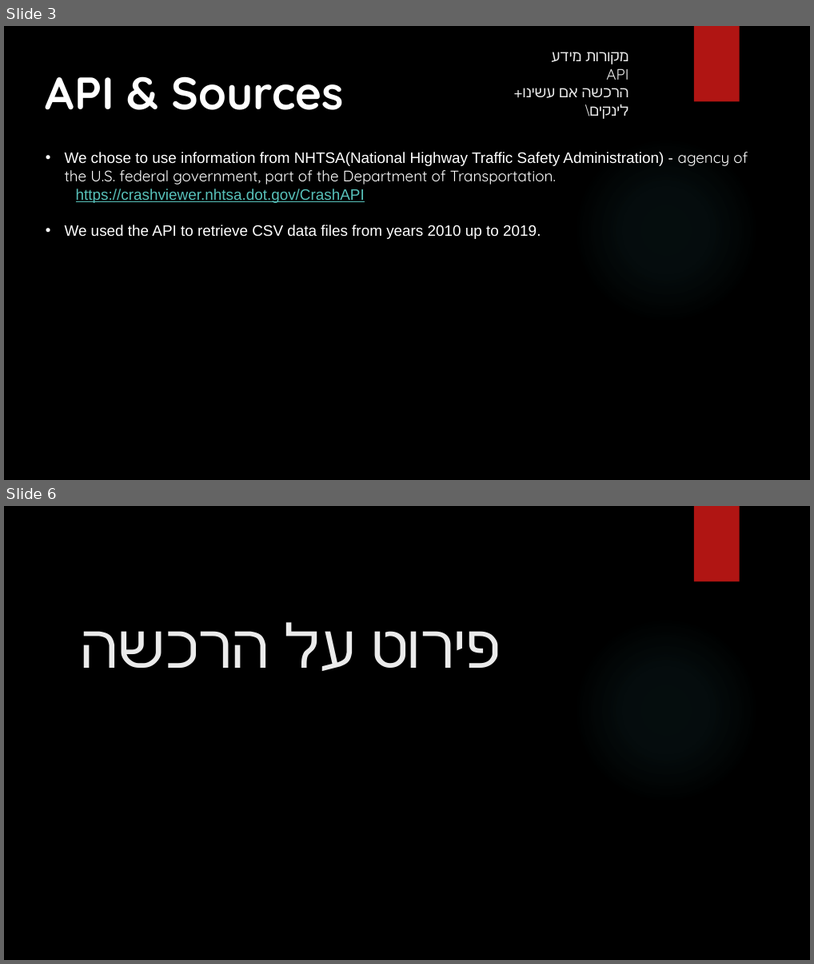
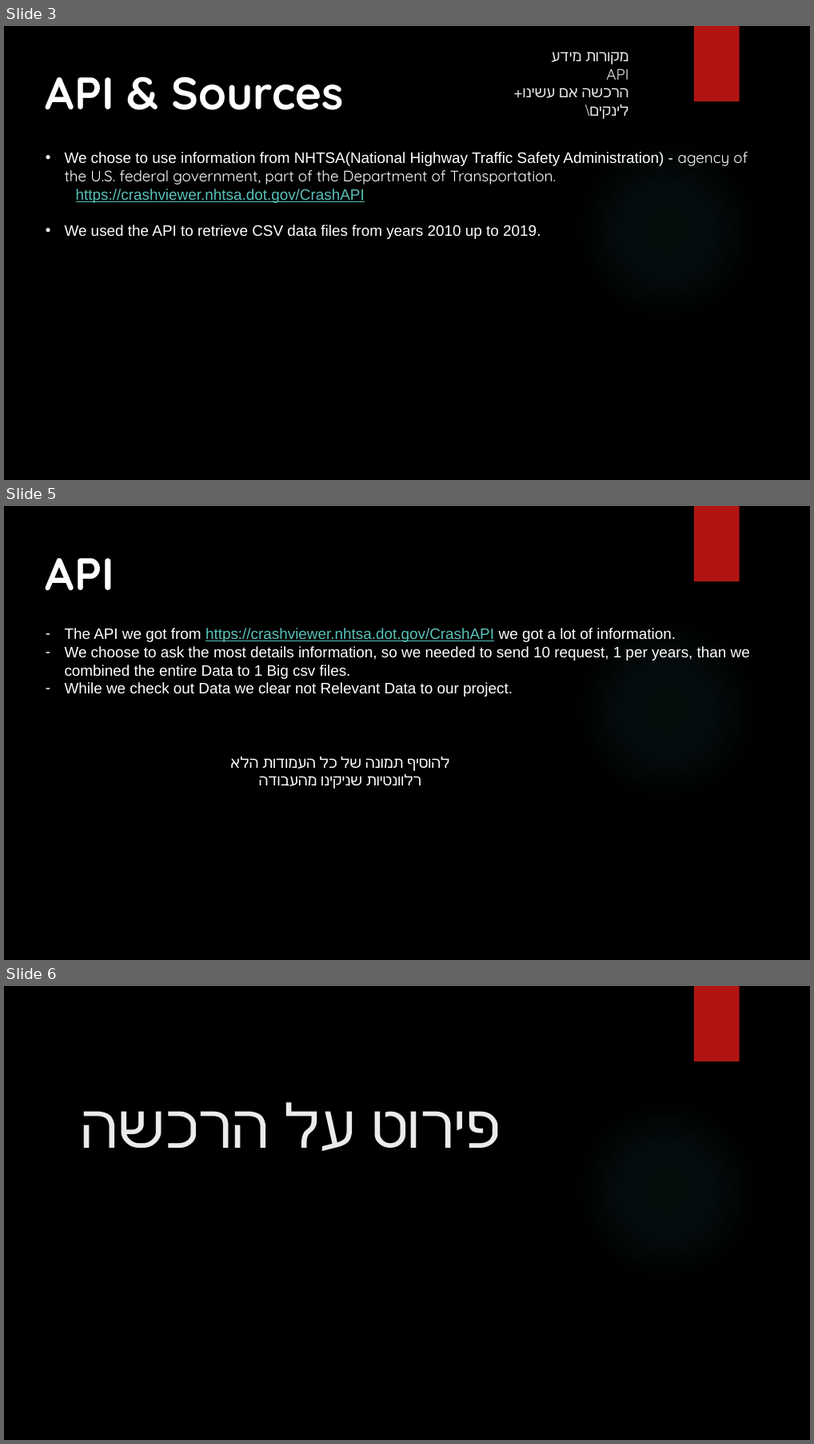
Before and after one commit to danprophet/dataScience, a slide deck: documents/Car Accidents Project.pptx. Shown one above the other, each under a label of ours: slides 3 and 6 before the commit, slides 3, 5 and 6 after it; the slides between them are not shown. The pictures are 814x964 and 814x1444 pixels, drawn with LibreOffice and Linux fonts; fonts in the diff are those of the drawing; background and template pictures are left out. Boxes give left, top, right and bottom in pixels: in the first picture for what was removed or moved away, otherwise in the second. Text is boxed around its words. In the diff, an @@ line names an element or a change of style, - is before the commit and + after.

```diff
--- a/documents/Car Accidents Project.pptx
+++ b/documents/Car Accidents Project.pptx
@@ slide 5 added at box(4, 506, 810, 960), background picture (left out); not listed: 2 template elements that a slide beside it also shows @@
@@ text added at box(46, 558, 114, 591), 54 pt, text #FFFFFF, bold @@
+API
@@ text added at box(65, 628, 750, 696), 18 pt, text #FFFFFF @@
+– The API we got from https://crashviewer.nhtsa.dot.gov/CrashAPI we got a lot of information.
+– We choose to ask the most details information, so we needed to send 10 request, 1 per years, than we combined the entire Data to 1 Big csv files.
+– While we check out Data we clear not Relevant Data to our project.
@@ text added at box(366, 756, 450, 785), 18 pt, text #FFFFFF @@
+להוסיף תמונה של כל העמודות הלא רלוונטיות שניקינו מהעבודה
```
Also in this commit, not shown: 1 slide changed, 1 other slide added, 2 slides removed.
